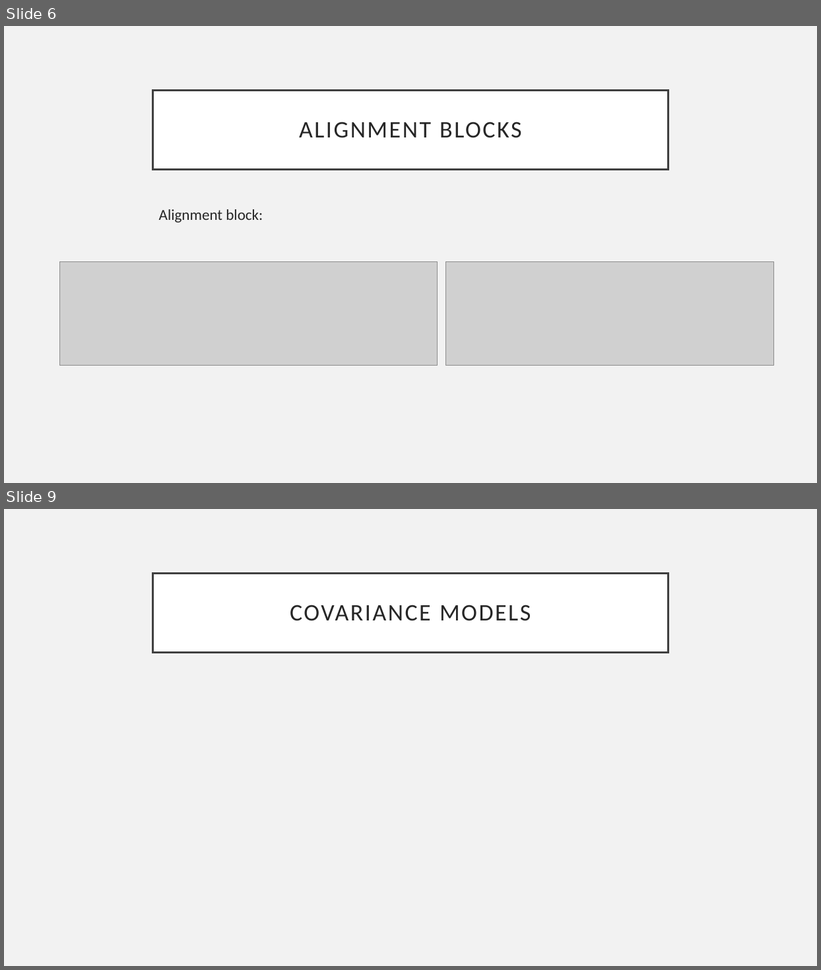
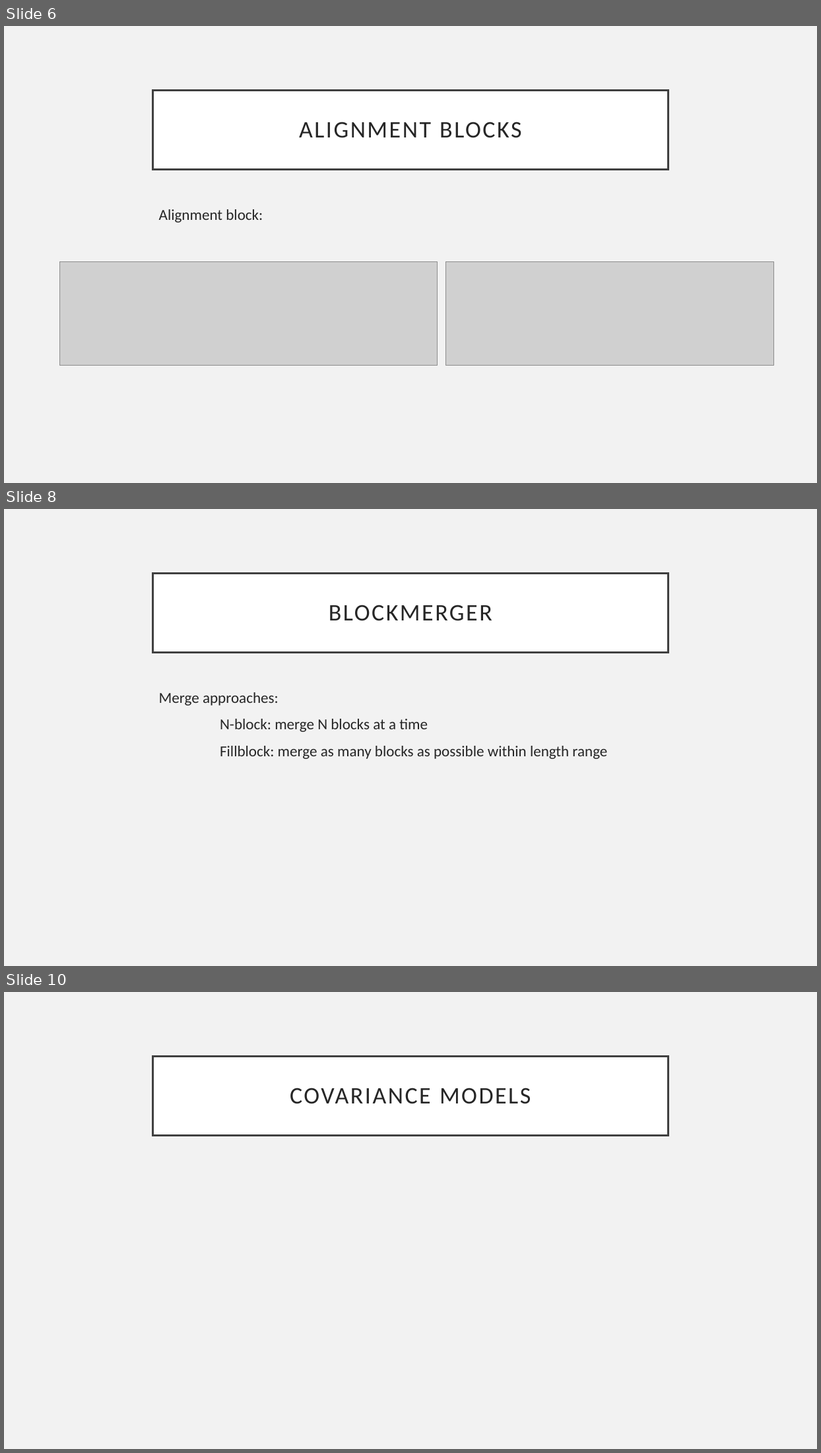
Before and after one commit to asyncViridian/jcmf, a slide deck: notes/presentation.pptx. Shown one above the other, each under a label of ours: slides 6 and 9 before the commit, slides 6, 8 and 10 after it; the slides between them are not shown. The pictures are 821x970 and 821x1453 pixels, drawn with LibreOffice and Linux fonts; fonts in the diff are those of the drawing; grey boxes stand for pictures. Boxes give left, top, right and bottom in pixels: in the first picture for what was removed or moved away, otherwise in the second. Text is boxed around its words. In the diff, an @@ line names an element or a change of style, - is before the commit and + after.

```diff
--- a/notes/presentation.pptx
+++ b/notes/presentation.pptx
@@ slide 8 added at (4, 509, 817, 966), background #F2F2F2 @@
@@ title added at (153, 573, 668, 652), fill #FFFFFF, outline #404040 2.5 pt, 28 pt, text #262626 @@
+BLOCKMERGER
@@ text added at (159, 692, 607, 759), 18 pt, text #262626 @@
+Merge approaches:
+N-block: merge N blocks at a time
+Fillblock: merge as many blocks as possible within length range
@@ what was slide 9 is now slide 10 @@
```
Also in this commit, not shown: 2 other slides added, 2 slides removed, 1 other file.
